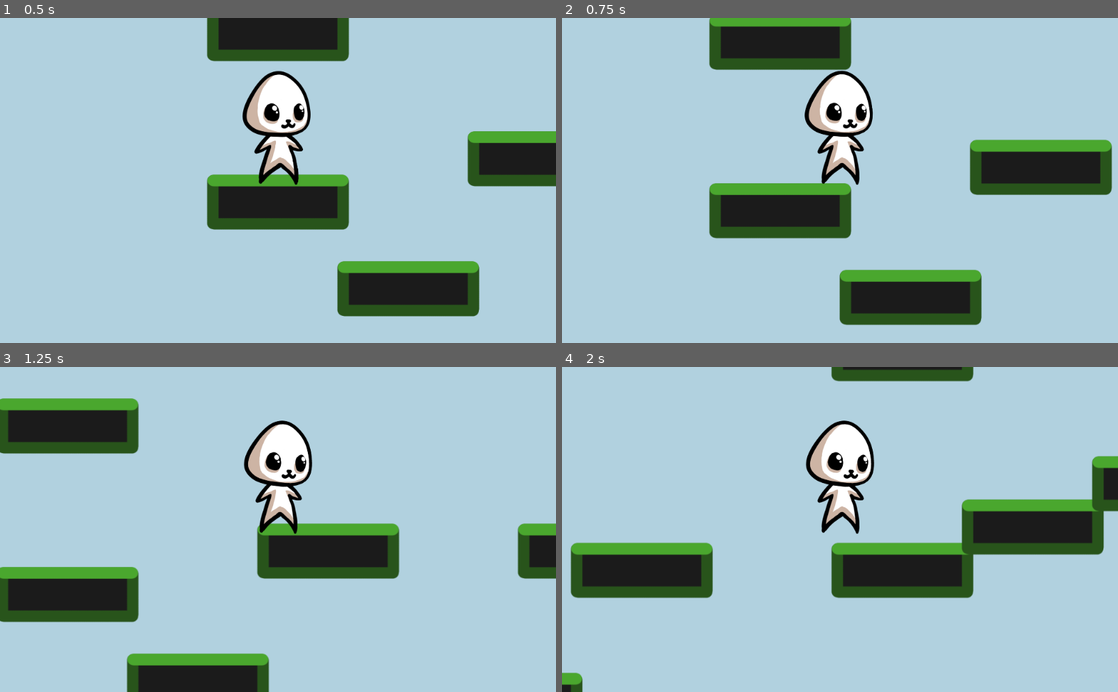
Above: before the commit, frames 1-4 (two rows, left to right).
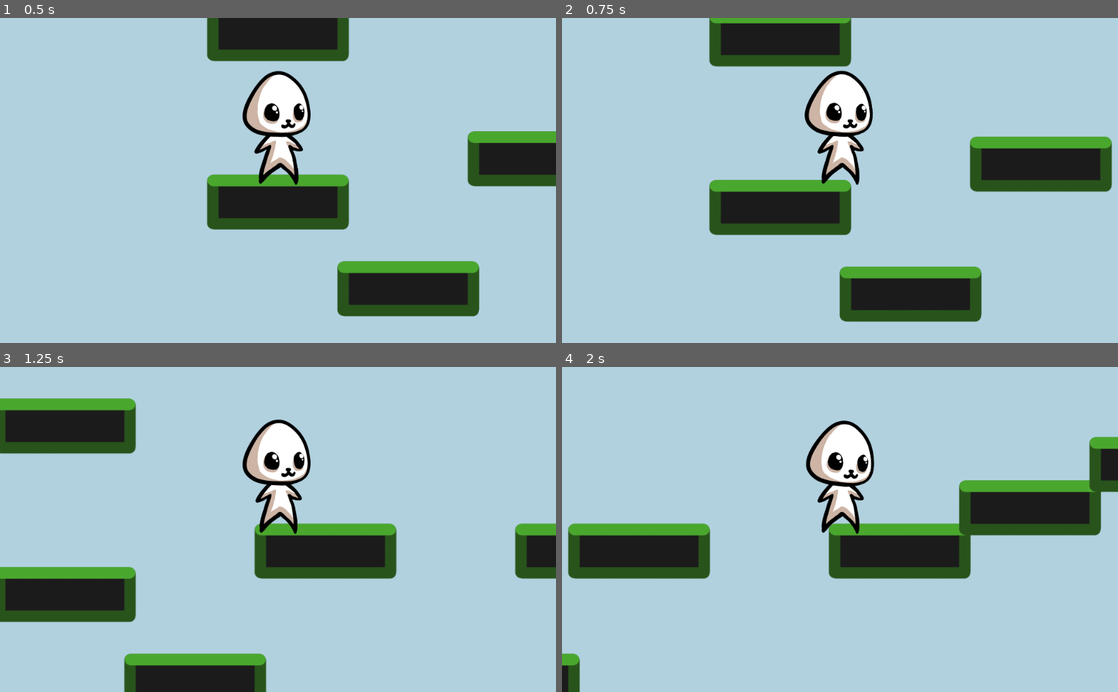
Above: after the commit, the same moments.

Repository: notapixelstudio/evolvania2
Game: Godot game, scene res://World.tscn
The game is run twice, just before and just after one commit, with the same random seed, the same clock (stepped at 60 frames per second) and the same inputs.
Inputs:
- Up to frame 1 (0.5 s): no input
- Up to frame 2 (0.75 s): tap Enter (ui_accept) at 0.5 s; hold Right (ui_right) from 0.53 s (still down)
- Up to frame 3 (1.25 s): keep holding Right (ui_right); tap Enter (ui_accept) at 0.77 s
- Up to frame 4 (2 s): keep holding Right (ui_right); tap Enter (ui_accept) at 1.52 s

Frame 1 is identical in both runs. In frame 2, 4.2% of the frame differs, in the area x 26-99%, y 0-95%; in frame 3, 2.0%; in frame 4, 17%, in the area x 0-100%, y 0-100%.

Commit message:
FPS bug fixed

Diff:
--- a/godot/Hero.gd
+++ b/godot/Hero.gd
@@ -3,8 +3,8 @@
 export var x_speed : float = 700.0
 export var air_x_speed: float = 550.0
 export var jump_speed: float = 1500.0
-export var jump_gravity : float = 50.0
-export var gravity : float = 120.0
+export var jump_gravity : float = 3000.0
+export var gravity : float = 7800.0
 
 onready var state_machine = $AnimationTree.get('parameters/playback')
 
@@ -57,9 +57,9 @@
 
 	### gravity
 	if current_state == 'Jumping':
-		velocity.y += jump_gravity
+		velocity.y += jump_gravity * delta
 	else:
-		velocity.y += gravity
+		velocity.y += gravity * delta
 
 	velocity = move_and_slide(velocity, Vector2(0,-1)) # second arg is the floor normal, needed by is_on_floor()
 
--- a/godot/levels/Start.tscn
+++ b/godot/levels/Start.tscn
@@ -79,3 +79,7 @@
 [node name="HUD" type="CanvasLayer" parent="."]
 
 [node name="LifeCounter" parent="HUD" instance=ExtResource( 5 )]
+
+[node name="RichTextLabel" type="RichTextLabel" parent="."]
+margin_right = 40.0
+margin_bottom = 40.0
